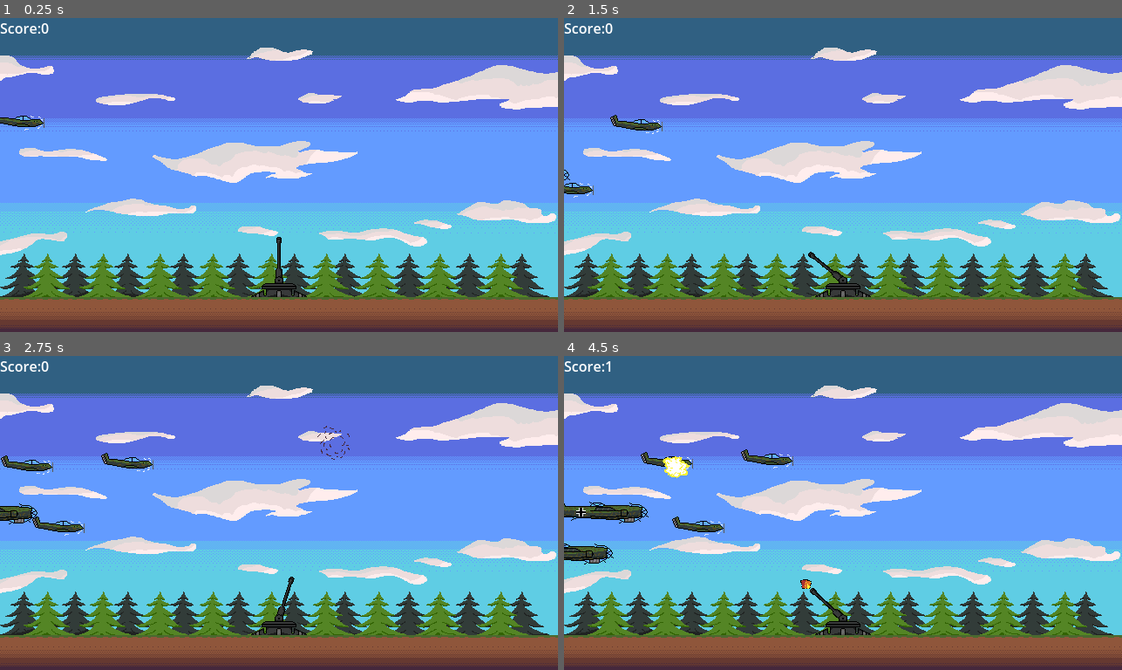
Above: before the commit, frames 1-4 (two rows, left to right).
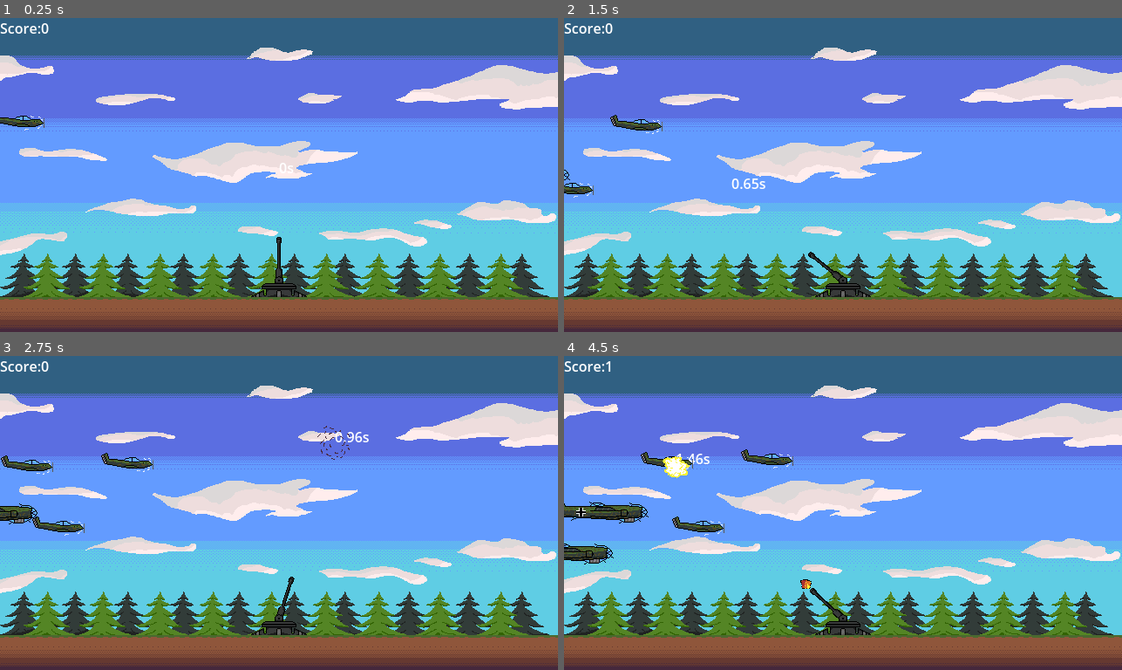
Above: after the commit, the same moments.

Repository: knyaz26/AA-Defence
Game: Godot game, scene res://game/main_map/main_map.tscn
Same seed, same stepped clock (60 frames per second), same inputs: the game is played once before the commit and once after it.
Inputs (mouse positions are in pixels of both pictures, inside the frame that each line leads up to):
- Up to frame 1 (0.25 s): no input
- Up to frame 2 (1.5 s): tap Enter at 0.5, 1.35 s; move the mouse to (965, 159) at 0.52 s; click (965, 159) at 0.6 s; move the mouse to (731, 190) at 1.27 s; click (731, 190) at 1.42 s
- Up to frame 3 (2.75 s): move the mouse to (334, 443) at 2.02 s; tap F at 2.1 s; click (334, 443) at 2.17 s
- Up to frame 4 (4.5 s): move the mouse to (815, 575) at 2.77 s; click (815, 575) at 2.85 s; move the mouse to (1010, 560) at 3.52 s; tap Enter at 3.6 s; click (1010, 560) at 3.67 s; move the mouse to (675, 465) at 4.27 s; tap F at 4.35 s; click (675, 465) at 4.42 s

The runs differ from the first frame. In frame 1, less than 0.1% of the frame differs, in the area x 50-53%, y 46-49%; in frame 2, 0.1%, in the area x 30-37%, y 51-55%; in frame 3, 0.1%; in frame 4, less than 0.1%.

Commit message:
added the attack cooldown cursor

Diff:
--- a/game/main_map/game.gd
+++ b/game/main_map/game.gd
@@ -4,6 +4,7 @@
 const SpriteFire = preload("res://game/aa/sprite_fire.gd")
 @onready var cooldown: Timer = $cooldown
 @onready var scoreboard: Label = $scoreboard
+@onready var attack_cooldown: Label = $attack_cooldown
 
 var plane = preload("res://game/plane/plane.tscn")
 var bomber = preload("res://game/bomber/bomber.tscn")
@@ -23,6 +24,8 @@
 	fire()
 	spawn_planes()
 	update_score()
+	update_attack_cooldown()
+	print(plane_spawn_chance)
 
 #dictates when to fire and sends event to barrel for flames.
 func fire():
@@ -52,8 +55,12 @@
 			add_child(plane_instance)
 			plane_instance.position = Vector2(randi_range(-50, 0), randi_range(10, 250))
 	else:
-		if(!randi_range(0, 50) and plane_spawn_chance < 250):
+		if(!randi_range(0, 50)):
 			plane_spawn_chance += 1
 
 func update_score():
 	scoreboard.text = "Score:" + str(GlobalVariables.score)
+
+func update_attack_cooldown():
+	attack_cooldown.position = get_global_mouse_position() - Vector2(0, 20)
+	attack_cooldown.text = str(cooldown.time_left).substr(0, 4) + "s"
--- a/game/main_map/main_map.tscn
+++ b/game/main_map/main_map.tscn
@@ -25,6 +25,7 @@
 position = Vector2(320, 304)
 
 [node name="cooldown" type="Timer" parent="."]
+one_shot = true
 
 [node name="Node2D" parent="." instance=ExtResource("4_s8hwi")]
 position = Vector2(10, 121)
@@ -36,4 +37,8 @@
 offset_right = 40.0
 offset_bottom = 23.0
 
+[node name="attack_cooldown" type="Label" parent="."]
+offset_right = 40.0
+offset_bottom = 23.0
+
 [connection signal="timeout" from="cooldown" to="." method="_on_cooldown_timeout"]
